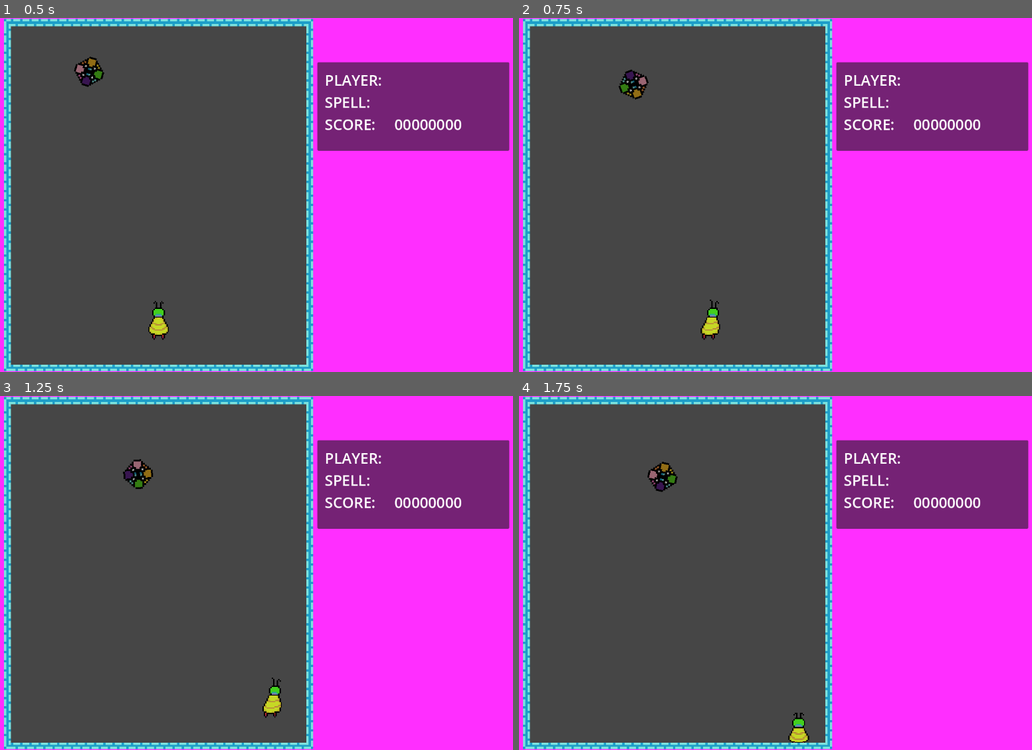
Above: before the commit, frames 1-4 (two rows, left to right).
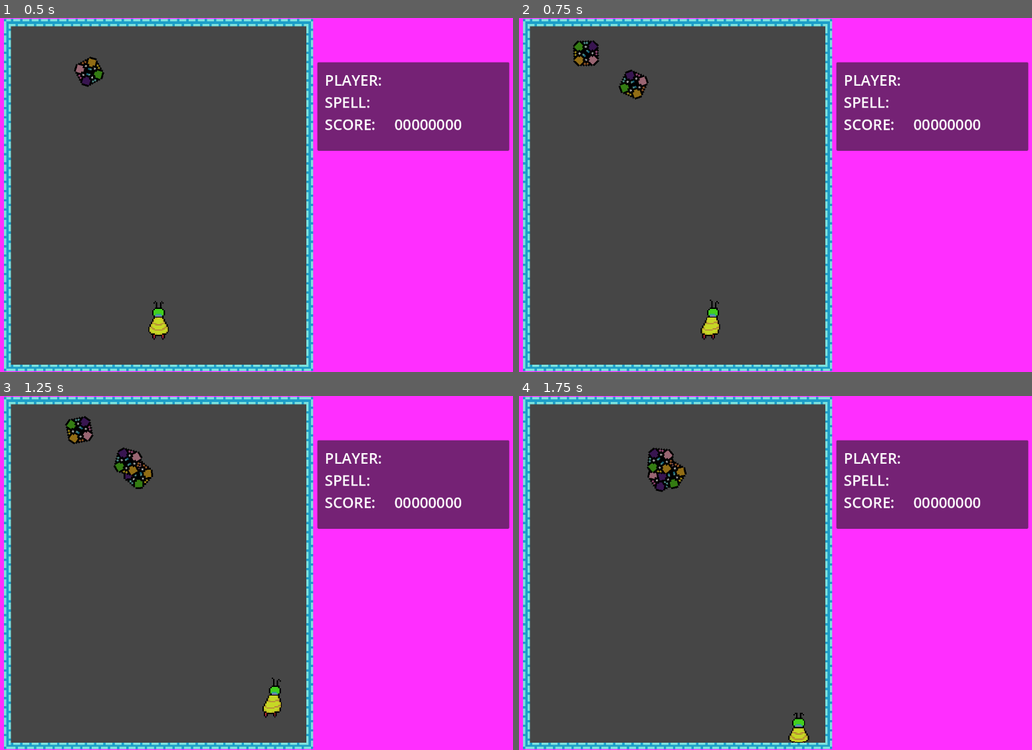
Above: after the commit, the same moments.

Repository: 2192375d/Bee-s-Adventure
Game: Godot game, scene res://scenes/main-game.tscn
The game is run twice, just before and just after one commit, with the same random seed, the same clock (stepped at 60 frames per second) and the same inputs.
Inputs:
- Up to frame 1 (0.5 s): no input
- Up to frame 2 (0.75 s): hold Right (ui_right) from 0.53 s (still down)
- Up to frame 3 (1.25 s): keep holding Right (ui_right)
- Up to frame 4 (1.75 s): release Right (ui_right) at 1.28 s; hold Down (ui_down) from 1.28 s (still down)

Frame 1 is identical in both runs. In frame 2, 0.3% of the frame differs, in the area x 10-16%, y 6-14%; in frame 3, 0.6%, in the area x 12-28%, y 5-23%; in frame 4, 0.5%.

Commit message:
first commit

Diff:
--- a/scenes/entities/paths/path-exit1.tscn
+++ b/scenes/entities/paths/path-exit1.tscn
@@ -12,4 +12,6 @@
 
 [node name="PathFollow2D" type="PathFollow2D" parent="."]
 position = Vector2(0, 128)
-rotation = -0.4636476
+rotates = false
+cubic_interp = false
+loop = false
--- a/scripts/entity/ai-resource.gd
+++ b/scripts/entity/ai-resource.gd
@@ -2,6 +2,7 @@
 
 class_name AIResource
 @export var actions: Array[ActionResource]
+#var actor: Enemy
 
 var currentAction: ActionResource
 signal actions_complete
@@ -12,6 +13,7 @@
 		currentAction = action
 		await action.timer.timeout
 
+
 	actions_complete.emit()
 
 func update(_delta: float) -> void:
--- a/scripts/entity/enemy.gd
+++ b/scripts/entity/enemy.gd
@@ -8,6 +8,7 @@
 var shape: Shape2D
 
 func _ready():
+	#ai_resource.actor = self
 	for action in ai_resource.actions:
 		action.actor = self
 		action.timer = timer
@@ -34,8 +35,9 @@
 
 func _on_actions_complete() -> void:
 
-	print("here")
-	self.queue_free()
+	if (!in_border()):
+		print("here")
+		self.queue_free()
 
 func get_hit(damage: int) -> void:
 	animation_component.shine_animation()
--- a/scripts/game/chapters/chapter1.gd
+++ b/scripts/game/chapters/chapter1.gd
@@ -4,6 +4,8 @@
 	var enemy_scene1: PackedScene = preload("res://scenes/entities/enemy1.tscn")
 	var AI_resource1: AIResource = preload("res://resources/AI1.tres")
 	spawn_enemy(enemy_scene1, Vector2(32, 32), 10, AI_resource1)
-	await wait(3.0)
-	spawn_enemy(enemy_scene1, Vector2(32, 32), 10, AI_resource1)
+	await wait(0.5)
+	spawn_enemy(enemy_scene1, Vector2(64, 32), 10, AI_resource1)
+	await wait(0.5)
+	spawn_enemy(enemy_scene1, Vector2(96, 32), 10, AI_resource1)
 	await wait(2.0)
